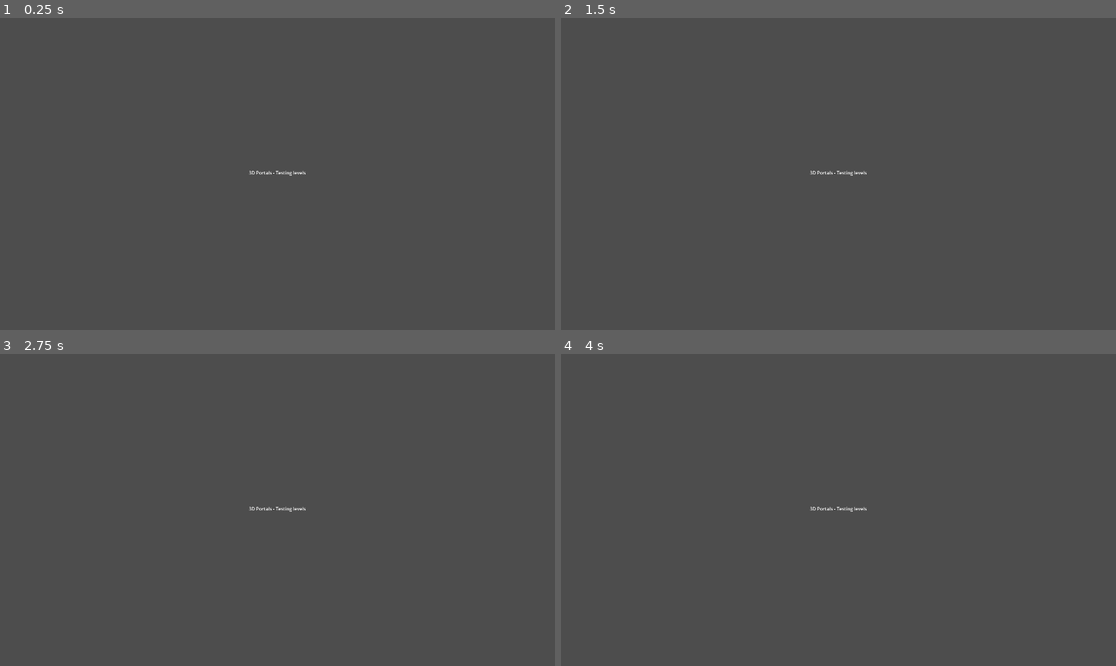
Above: before the commit, frames 1-4 (two rows, left to right).
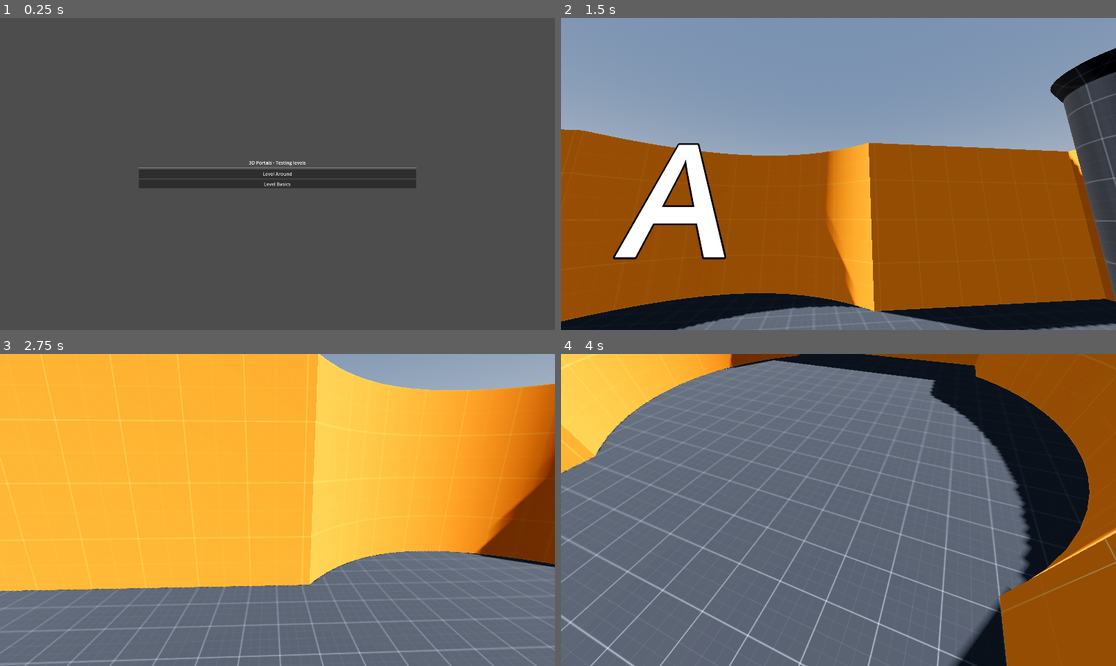
Above: after the commit, the same moments.

Repository: VojtaStruhar/godot-portals-plugin
Game: Godot game, scene res://main.tscn
Same seed, same stepped clock (60 frames per second), same inputs: the game is played once before the commit and once after it.
Inputs (mouse positions are in pixels of both pictures, inside the frame that each line leads up to):
- Up to frame 1 (0.25 s): no input
- Up to frame 2 (1.5 s): click (838, 174) at 0.5 s, where only the run after the commit has a clickable "Level Around"; tap Enter (ui_accept) at 1.25 s; move the mouse to (960, 158) at 1.27 s; hold Right from 1.28 s (still down)
- Up to frame 3 (2.75 s): tap Enter (ui_accept) at 1.52, 2.27 s; move the mouse to (166, 525) at 2.02 s; release Right at 2.03 s; hold Down from 2.03 s (still down)
- Up to frame 4 (4 s): move the mouse to (894, 441) at 2.77 s; release Down at 2.78 s; hold Right 2.78-3.53 s; move the mouse to (810, 572) at 3.52 s; hold Up from 3.53 s (still down); tap Enter (ui_accept) at 3.77 s

The runs differ from the first frame. In frame 1, 2.9% of the frame differs, in the area x 24-76%, y 45-55%; in frame 2, 96%; in frame 3, 100%, in the area x 0-100%, y 0-100%; in frame 4, 100%.

Commit message:
Level buttons in main menu

Diff:
--- a/main.gd
+++ b/main.gd
@@ -1,10 +1,16 @@
 extends Control
 
+@export_dir var levels_directory: String
+@onready var v_box_container: VBoxContainer = $VBoxContainer
 
 # Called when the node enters the scene tree for the first time.
 func _ready() -> void:
-	pass
+	if levels_directory:
+		var dir = DirAccess.open(levels_directory)
+		for file in dir.get_files():
+			if not file.ends_with(".tscn"): continue
 
-# Called every frame. 'delta' is the elapsed time since the previous frame.
-func _process(delta: float) -> void:
-	pass
+			var b = Button.new()
+			b.text = file.replace(".tscn", "").capitalize()
+			b.pressed.connect(func(): get_tree().change_scene_to_file(levels_directory + "/" + file))
+			v_box_container.add_child(b)
--- a/main.tscn
+++ b/main.tscn
@@ -10,6 +10,7 @@
 grow_horizontal = 2
 grow_vertical = 2
 script = ExtResource("1_ig7tw")
+levels_directory = "res://levels"
 
 [node name="VBoxContainer" type="VBoxContainer" parent="."]
 layout_mode = 1
